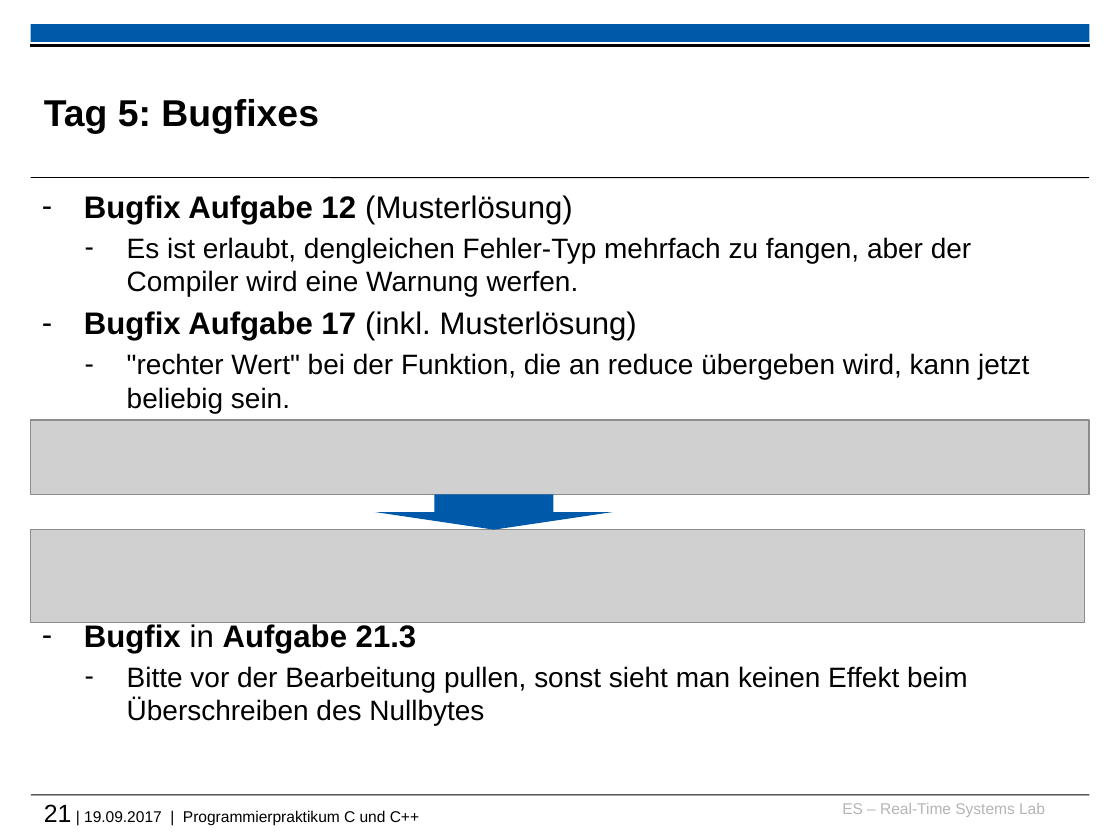
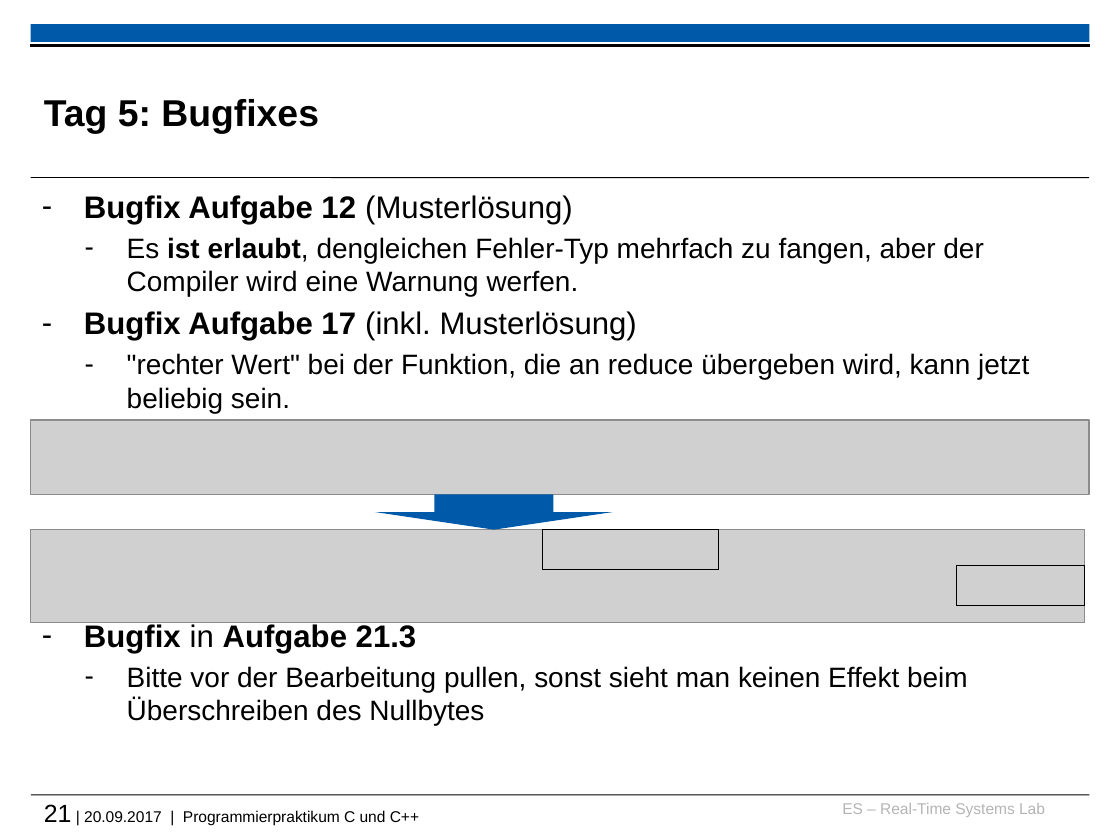
Before and after one commit to h82k/tud-cppp, a slide deck: slide 21 of 2017/recap_and_warmup_slides.pptx. Drawn at 1120x840 pixels with LibreOffice and Linux fonts; fonts in the diff are those of the drawing; grey boxes stand for pictures; background and template pictures are left out. Boxes give left, top, right and bottom in pixels: in the first picture for what was removed or moved away, otherwise in the second. Text is boxed around its words. In the diff, an @@ line names an element or a change of style, - is before the commit and + after.

```diff
--- a/2017/recap_and_warmup_slides.pptx
+++ b/2017/recap_and_warmup_slides.pptx
@@ text at bbox=[127, 237, 983, 297]: bold on in "ist erlaubt," @@
@@ rectangle added at bbox=[542, 530, 718, 570], outline #000000 0.75 pt @@
@@ rectangle added at bbox=[956, 566, 1084, 606], outline #000000 0.75 pt @@
@@ text at bbox=[44, 804, 419, 825]: text changed @@
-21 | 19.09.2017 | Programmierpraktikum C und C++
+21 | 20.09.2017 | Programmierpraktikum C und C++
```
Also in this commit, not shown: 2 other slides changed, 1 slide added, 5 other files.
